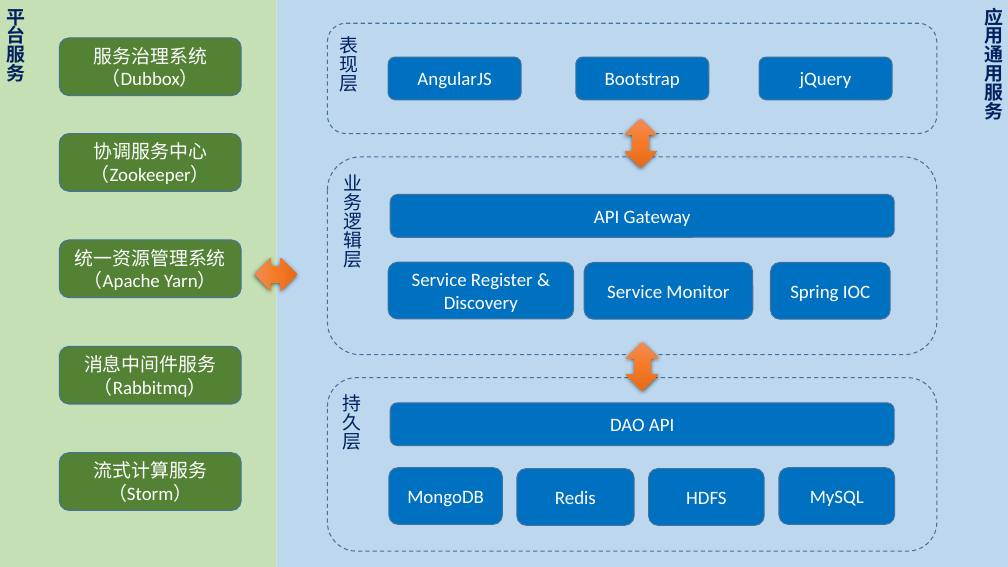
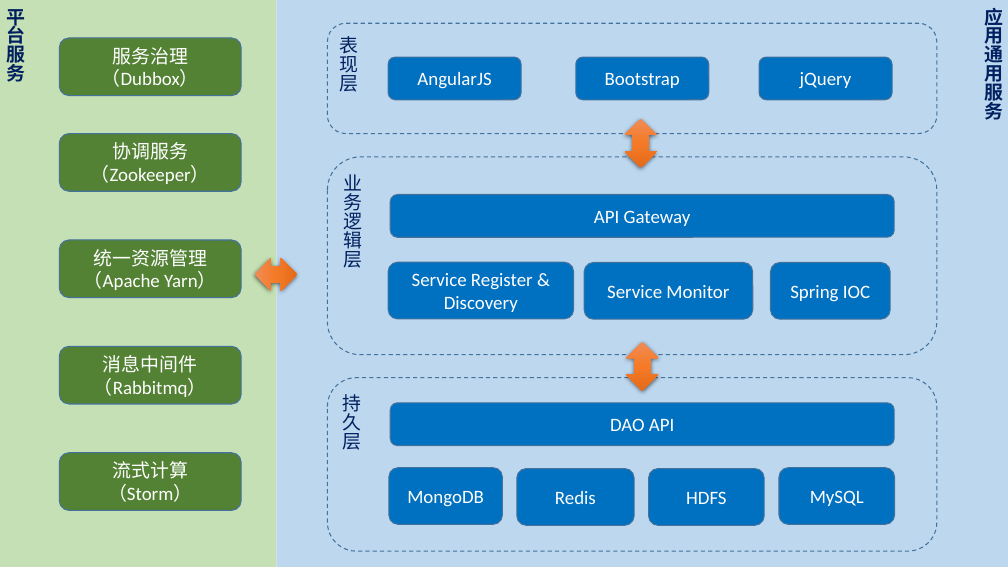
Before and after one commit to huiyi-learning/Dissertation, a slide deck: slide 8 of Diploma paper/Figures.pptx. Drawn at 1008x567 pixels with LibreOffice and Linux fonts; fonts in the diff are those of the drawing. Boxes give left, top, right and bottom in pixels: in the first picture for what was removed or moved away, otherwise in the second. Text is boxed around its words. In the diff, an @@ line names an element or a change of style, - is before the commit and + after.

```diff
--- a/Diploma paper/Figures.pptx
+++ b/Diploma paper/Figures.pptx
@@ text in rounded rectangle at bbox=[102, 47, 199, 87]: text changed @@
-服务治理系统（Dubbox）
+服务治理
+（Dubbox）
@@ text in rounded rectangle at bbox=[91, 142, 210, 184]: text changed @@
-协调服务中心（Zookeeper）
+协调服务（Zookeeper）
@@ text in rounded rectangle at bbox=[84, 249, 217, 290]: text changed @@
-统一资源管理系统（Apache Yarn）
+统一资源管理（Apache Yarn）
@@ text in rounded rectangle at bbox=[94, 355, 207, 397]: text changed @@
-消息中间件服务（Rabbitmq）
+消息中间件（Rabbitmq）
@@ text in rounded rectangle at bbox=[108, 461, 192, 502]: text changed @@
-流式计算服务（Storm）
+流式计算
+（Storm）
```
Also in this commit, not shown: 3 other slides changed, 5 slides added, 1 slide removed, 21 other files.
